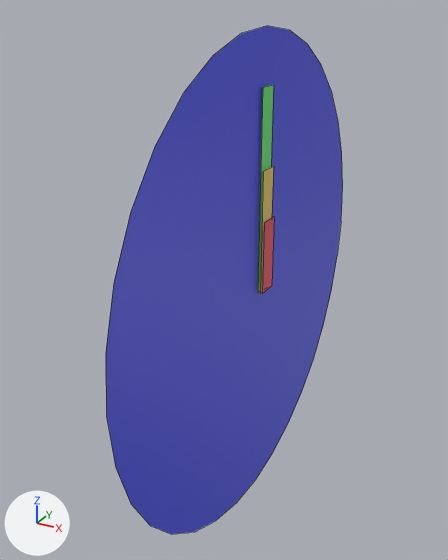
What one commit did to the Blender file Assets/Models/clock.blend.
Both versions are drawn from a 50 mm camera at (0.0991, -0.2114, 0.1058) aimed at (-0.0135, -0.0066, 0.0034). Arrows for +X, +Y and +Z are at lower left; the lights stay in place. Mesh edges are drawn as thin lines.

The older version as bpy lines, for what is in view:
```python
ob_circle = bpy.data.objects.new('Circle', me_circle)
ob_circle.location = (0.0, 0.0, 0.0)
ob_circle.rotation_euler = (0.0, 1.571, 0.0)  # degrees (0, 90, 0)
ob_plane = bpy.data.objects.new('Plane', me_plane)
ob_plane.location = (0.001, 0.0, 0.04)
ob_plane.rotation_euler = (0.0, 1.571, 0.0)  # degrees (0, 90, 0)
ob_plane.scale = (1.6, 0.183, 1.0)
ob_plane_001 = bpy.data.objects.new('Plane.001', me_plane_001)
ob_plane_001.location = (0.003, 0.0, 0.015)
ob_plane_001.rotation_euler = (0.0, 1.571, 0.0)  # degrees (0, 90, 0)
ob_plane_001.scale = (0.6, 0.183, 1.0)
ob_plane_002 = bpy.data.objects.new('Plane.002', me_plane_002)
ob_plane_002.location = (0.002, 0.0, 0.025)
ob_plane_002.rotation_euler = (0.0, 1.571, 0.0)  # degrees (0, 90, 0)
ob_plane_002.scale = (1.0, 0.183, 1.0)
```
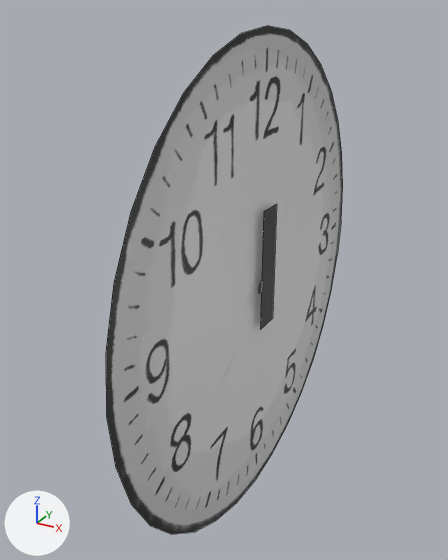
Boxes (x1, y1, x2, y2) around the edits, measured in the pictures (448 x 560 px):
'Circle', surface changed (blue to grey)
    both: (106, 26, 343, 534)
'Plane.001', surface changed, moved, rescaled (brown to black, 38% wider, 63% taller)
    before: (262, 217, 274, 294)
    after: (260, 204, 277, 330)
'Plane', hidden (green)
    before: (258, 85, 274, 292)
'Plane.002', hidden (yellow)
    before: (260, 166, 274, 293)

The change, as a diff of the scene's bpy script:
```diff
--- a/Assets/Models/clock.blend.py
+++ b/Assets/Models/clock.blend.py
@@ img_arrowm_png @@
+img_arrowm_png = load_image('ArrowM.png', '../Textures/Sprites/Room/Clock/ArrowM.png', 512, 512, 'sRGB')
@@ img_arrowh_png @@
+img_arrowh_png = load_image('ArrowH.png', '../Textures/Sprites/Room/Clock/ArrowH.png', 512, 512, 'sRGB')
@@ img_arrows_png @@
+img_arrows_png = load_image('ArrowS.png', '../Textures/Sprites/Room/Clock/ArrowS.png', 512, 512, 'sRGB')
@@ img_clock_png @@
+img_clock_png = load_image('Clock.png', '../Textures/Sprites/Room/Clock/Clock.png', 512, 512, 'sRGB')
@@ mat_material @@
 mat_material = principled_material('Material')
-mat_material.base_color = (0.0694, 0.084, 0.8)  # blue #4a52e7
+mat_material.texture = img_clock_png
@@ mat_materialarrows @@
 mat_materialarrows = principled_material('MaterialArrowS')
-mat_materialarrows.base_color = (0.147, 0.8, 0.175)  # green #6be774
+mat_materialarrows.texture = img_arrows_png
@@ mat_materialarrowh @@
 mat_materialarrowh = principled_material('MaterialArrowH')
-mat_materialarrowh.base_color = (0.8, 0.06, 0.0932)  # red #e74556
+mat_materialarrowh.texture = img_arrowh_png
@@ mat_materialarrowm @@
 mat_materialarrowm = principled_material('MaterialArrowM')
-mat_materialarrowm.base_color = (0.8, 0.6, 0.118)  # yellow #e7cb60
+mat_materialarrowm.texture = img_arrowm_png
@@ me_circle @@
 me_circle.from_pydata(...)  # 32 vertices, 1 face; spans x -0.1..0.1, y -0.1..0.1, z 0.0
 # used by ob_circle; location = (0.0, 0.0, 0.0); rotation_euler = (0.0, 1.571, 0.0), in degrees (0, 90, 0)
+# me_circle part 1: texture (UV) coordinates of 1 of 1 face, centred in x 0.0, y 0.0, z 0.0, changed; they spanned u 0.0..0.0, v 0.0..0.0 and now span u 0.04..0.96, v 0.04..0.96
 me_circle.materials.append(mat_material)
@@ me_plane @@
 me_plane.from_pydata(...)  # 4 vertices, 1 face; spans x -0.025..0.025, y -0.025..0.025, z 0.0
 # used by ob_plane; location = (0.001, 0.0, 0.04); rotation_euler = (0.0, 1.571, 0.0), in degrees (0, 90, 0); scale = (1.6, 0.183, 1.0)
-me_plane.vertices[0].co = (-0.025, -0.025, 0.0)  # pixel (262, 87)
-me_plane.vertices[1].co = (0.025, -0.025, 0.0)  # pixel (257, 292)
-me_plane.vertices[2].co = (-0.025, 0.025, 0.0)  # pixel (273, 84)
-me_plane.vertices[3].co = (0.025, 0.025, 0.0)
+# me_plane part 2
+me_plane.vertices[0].co = (-0.0252, -0.0278, 0.0)  # pixel (262, 86)
+me_plane.vertices[1].co = (0.0392, -0.0278, 0.0)  # pixel (256, 342)
+me_plane.vertices[2].co = (-0.0252, 0.0278, 0.0)  # pixel (274, 83)
+me_plane.vertices[3].co = (0.0392, 0.0278, 0.0)  # pixel (266, 332)
 me_plane.materials.append(mat_materialarrows)
@@ ob_plane @@
 ob_plane.scale = (1.6, 0.183, 1.0)
+ob_plane.hide_set(True)
@@ ob_plane_001 @@
 ob_plane_001 = bpy.data.objects.new('Plane.001', me_plane_001)
-ob_plane_001.location = (0.003, 0.0, 0.015)
+ob_plane_001.location = (0.003, 0.0006, 0.0093)
 ob_plane_001.rotation_euler = (0.0, 1.571, 0.0)  # degrees (0, 90, 0)
-ob_plane_001.scale = (0.6, 0.183, 1.0)
+ob_plane_001.scale = (1.01, 0.24, 1.31)
@@ ob_plane_002 @@
 ob_plane_002 = bpy.data.objects.new('Plane.002', me_plane_002)
-ob_plane_002.location = (0.002, 0.0, 0.025)
+ob_plane_002.location = (0.002, 0.0, 0.0115)
 ob_plane_002.rotation_euler = (0.0, 1.571, 0.0)  # degrees (0, 90, 0)
-ob_plane_002.scale = (1.0, 0.183, 1.0)
+ob_plane_002.scale = (1.4, 0.247, 1.0)
+ob_plane_002.hide_set(True)
```
